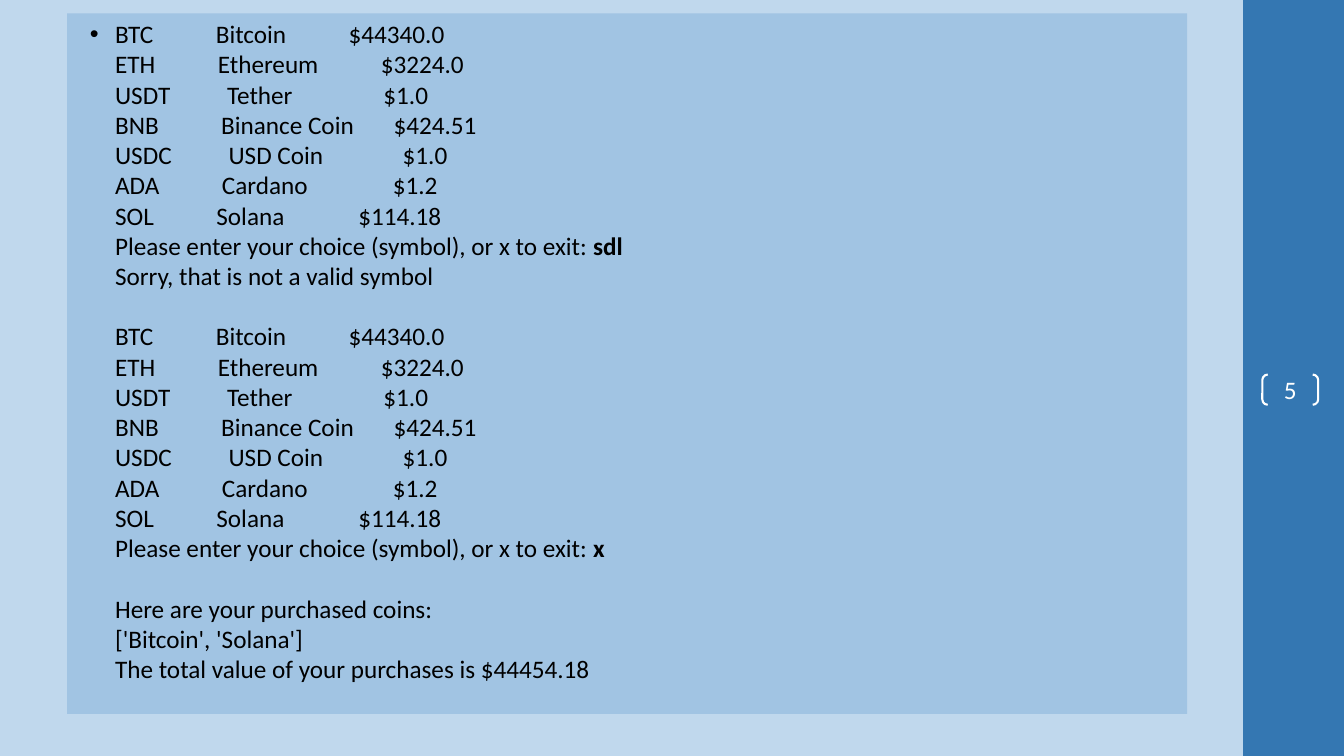
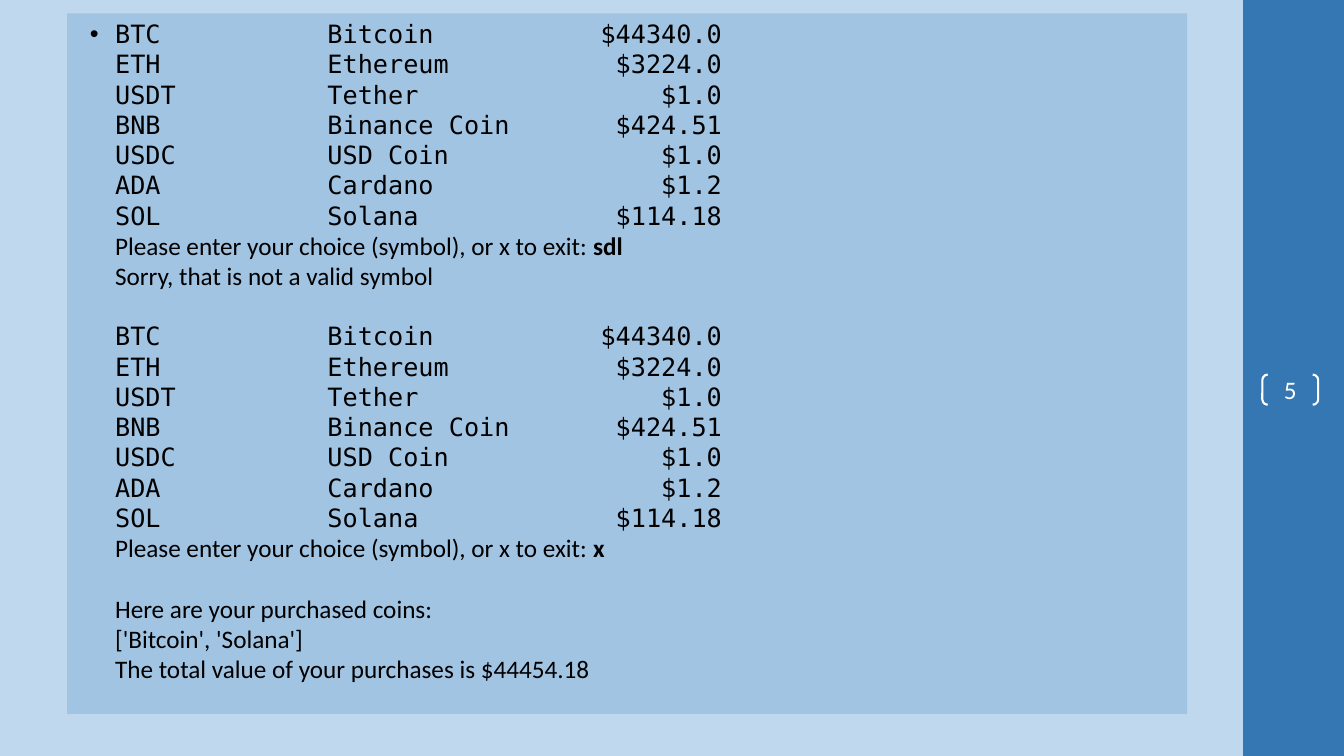
Before and after one commit to ProfSingletary/2023SpringNetworkScripting5Fridays, a slide deck: slide 5 of Day2Labs.pptx. Drawn at 1344x756 pixels with LibreOffice and Linux fonts; fonts in the diff are those of the drawing; background and template pictures are left out. Boxes give left, top, right and bottom in pixels: in the first picture for what was removed or moved away, otherwise in the second. Text is boxed around its words. In the diff, an @@ line names an element or a change of style, - is before the commit and + after.

```diff
--- a/Day2Labs.pptx
+++ b/Day2Labs.pptx
@@ text "BTC Bitcoin $44340.0 ETH Ethereum ..." at [68,13,1188,714]: font Calibri to DejaVu Sans Mono in "BTC Bitcoin $44340.0 ETH Ethereum $3224.0 USDT ..." @@
```
Also in this commit, not shown: 1 other slide changed, 4 slides added.
